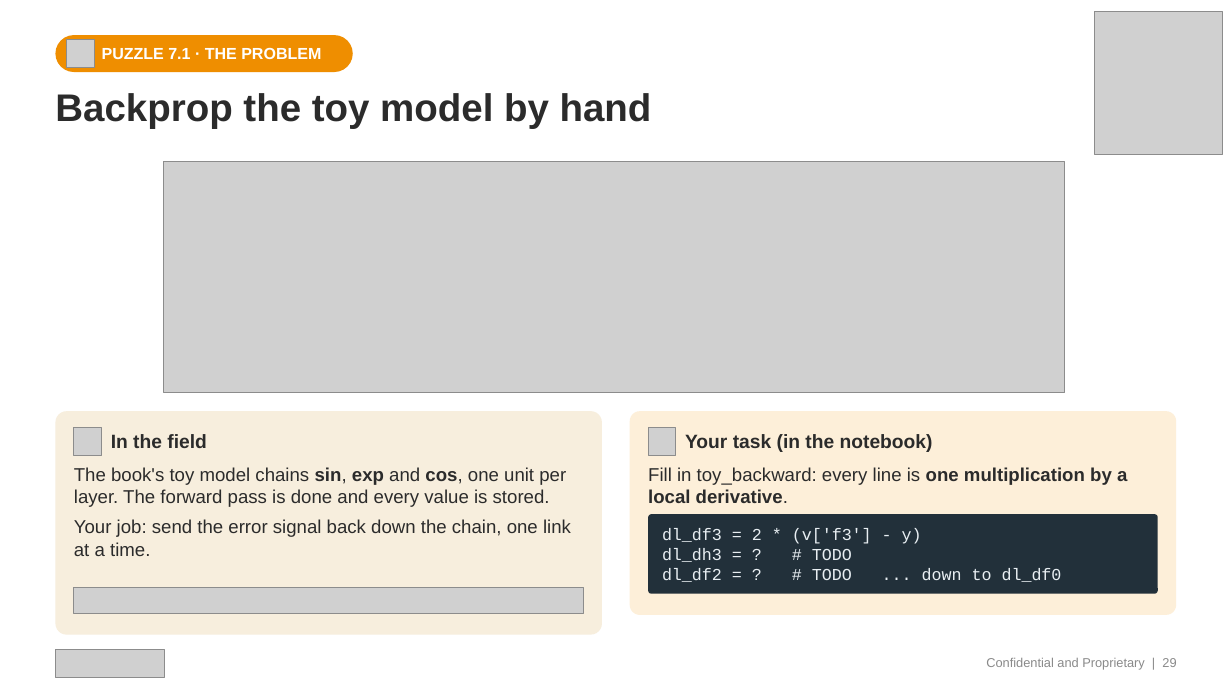
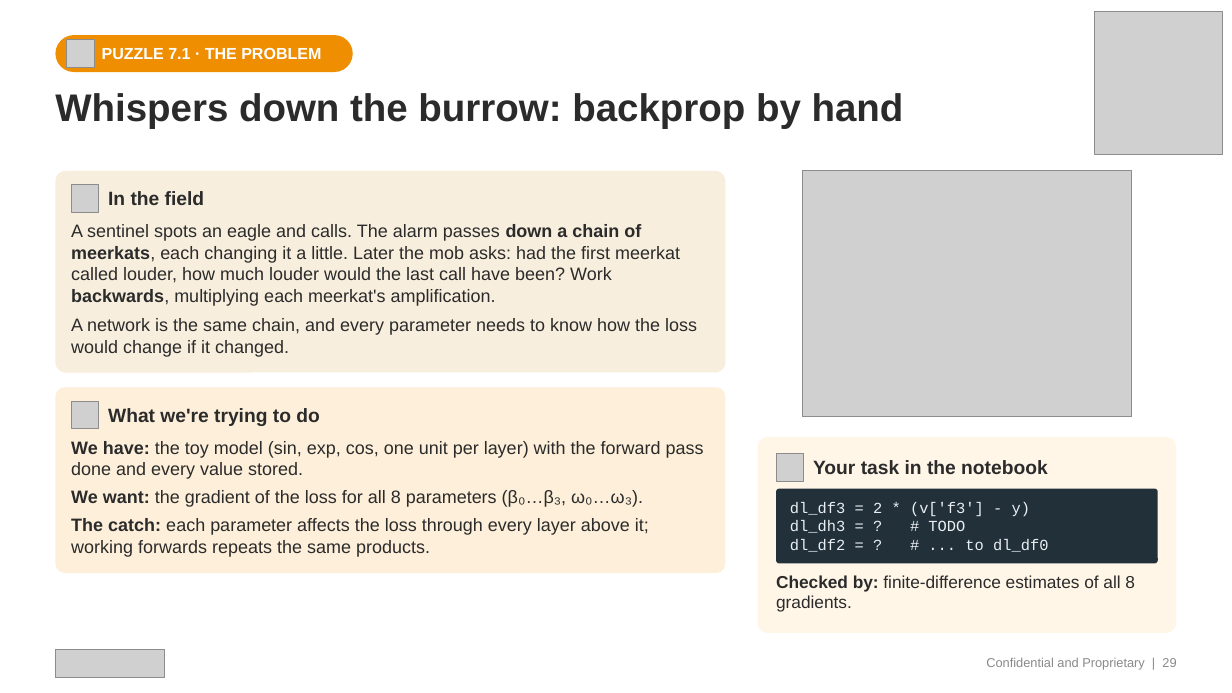
Before and after one commit to transitionbio/udl-ch1-8-tutorial, a slide deck: slide 29 of slides/TBio_UDL_Ch1-8_OneHour.pptx. Drawn at 1232x693 pixels with LibreOffice and Linux fonts; fonts in the diff are those of the drawing; grey boxes stand for pictures. Boxes give left, top, right and bottom in pixels: in the first picture for what was removed or moved away, otherwise in the second. Text is boxed around its words. In the diff, an @@ line names an element or a change of style, - is before the commit and + after.

```diff
--- a/slides/TBio_UDL_Ch1-8_OneHour.pptx
+++ b/slides/TBio_UDL_Ch1-8_OneHour.pptx
@@ text at [55, 93, 904, 129]: text changed @@
-Backprop the toy model by hand
+Whispers down the burrow: backprop by hand
@@ rounded rectangle added at [55, 171, 726, 372], fill #F7EEDD @@
@@ picture removed at [164, 162, 1065, 393] @@
@@ picture added at [802, 171, 1131, 417] @@
@@ picture: place and size @@
-picture at [74, 428, 102, 456]
+picture at [71, 185, 99, 213]
@@ text "In the field": place and size @@
-text "In the field" at [111, 434, 207, 448]
+text "In the field" at [108, 191, 205, 205]
@@ text added at [71, 224, 697, 357], 14 pt, text #2B2B2B @@
+A sentinel spots an eagle and calls. The alarm passes down a chain of meerkats, each changing it a little. Later the mob asks: had the first meerkat called louder, how much louder would the last call have been? Work backwards, multiplying each meerkat's amplification.
+A network is the same chain, and every parameter needs to know how the loss would change if it changed.
@@ rounded rectangle: place and size @@
-rounded rectangle at [55, 411, 603, 635]
+rounded rectangle at [55, 387, 726, 573]
@@ rounded rectangle at [55, 387, 726, 573]: fill #F7EEDD to #FDEFD9 @@
@@ picture added at [71, 401, 99, 429] @@
@@ text added at [108, 408, 319, 426], 15 pt, text #2B2B2B, bold @@
+What we're trying to do
@@ text at [71, 441, 704, 557]: text changed; size 14.5 to 14 pt @@
-The book's toy model chains sin, exp and cos, one unit per layer. The forward pass is done and every value is stored.
-Your job: send the error signal back down the chain, one link at a time.
+We have: the toy model (sin, exp, cos, one unit per layer) with the forward pass done and every value stored.
+We want: the gradient of the loss for all 8 parameters (β₀…β₃, ω₀…ω₃).
+The catch: each parameter affects the loss through every layer above it; working forwards repeats the same products.
@@ rounded rectangle: place and size @@
-rounded rectangle at [630, 411, 1177, 616]
+rounded rectangle at [758, 437, 1177, 633]
@@ rounded rectangle at [758, 437, 1177, 633]: fill #FDEFD9 to #FFF6E8 @@
@@ text removed at [648, 467, 1127, 503] @@
-Fill in toy_backward: every line is one multiplication by a local derivative.
@@ picture: place and size @@
-picture at [648, 428, 676, 456]
+picture at [776, 454, 804, 482]
@@ text at [813, 460, 1048, 474]: text changed @@
-Your task (in the notebook)
+Your task in the notebook
@@ rounded rectangle: place and size @@
-rounded rectangle at [648, 514, 1157, 593]
+rounded rectangle at [776, 489, 1158, 564]
@@ text at [790, 502, 1030, 533]: size 13 to 12 pt in "dl_df3 = 2 * (v['f3'] - y)", "dl_dh3 = ? # TODO" @@
@@ text "dl_df3 = 2 * (v['f3'] ...": place and size @@
-text "dl_df3 = 2 * (v['f3'] ..." at [662, 528, 1062, 582]
+text "dl_df3 = 2 * (v['f3'] ..." at [790, 502, 1048, 552]
@@ text at [790, 539, 1048, 552]: text changed; size 13 to 12 pt @@
-dl_df2 = ? # TODO ... down to dl_df0
+dl_df2 = ? # ... to dl_df0
@@ picture removed at [74, 587, 583, 613] @@
@@ text added at [776, 575, 1135, 612], 13.5 pt, text #2B2B2B @@
+Checked by: finite-difference estimates of all 8 gradients.
```
Also in this commit, not shown: 23 other slides changed, 1 other file.
